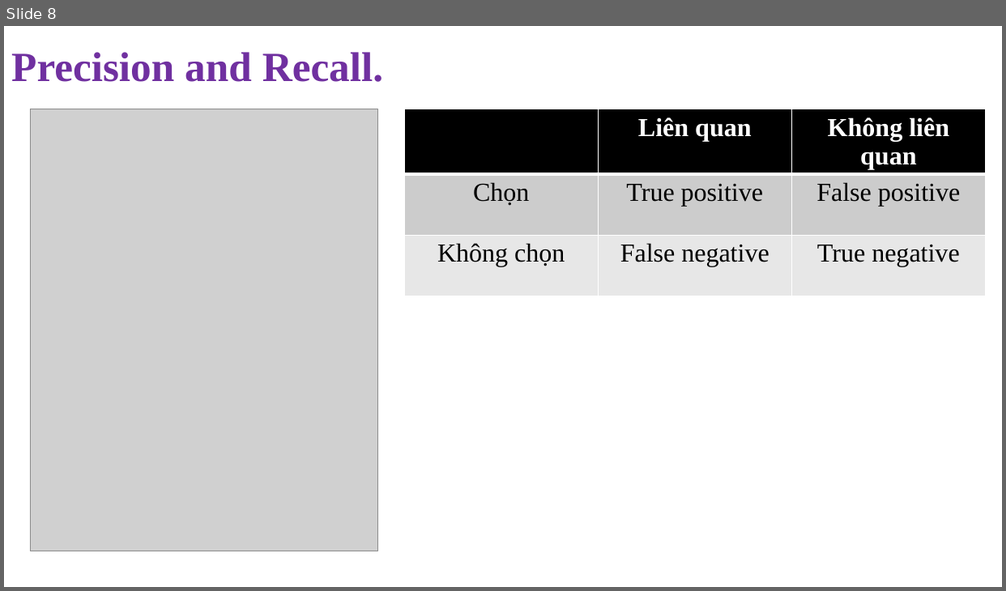
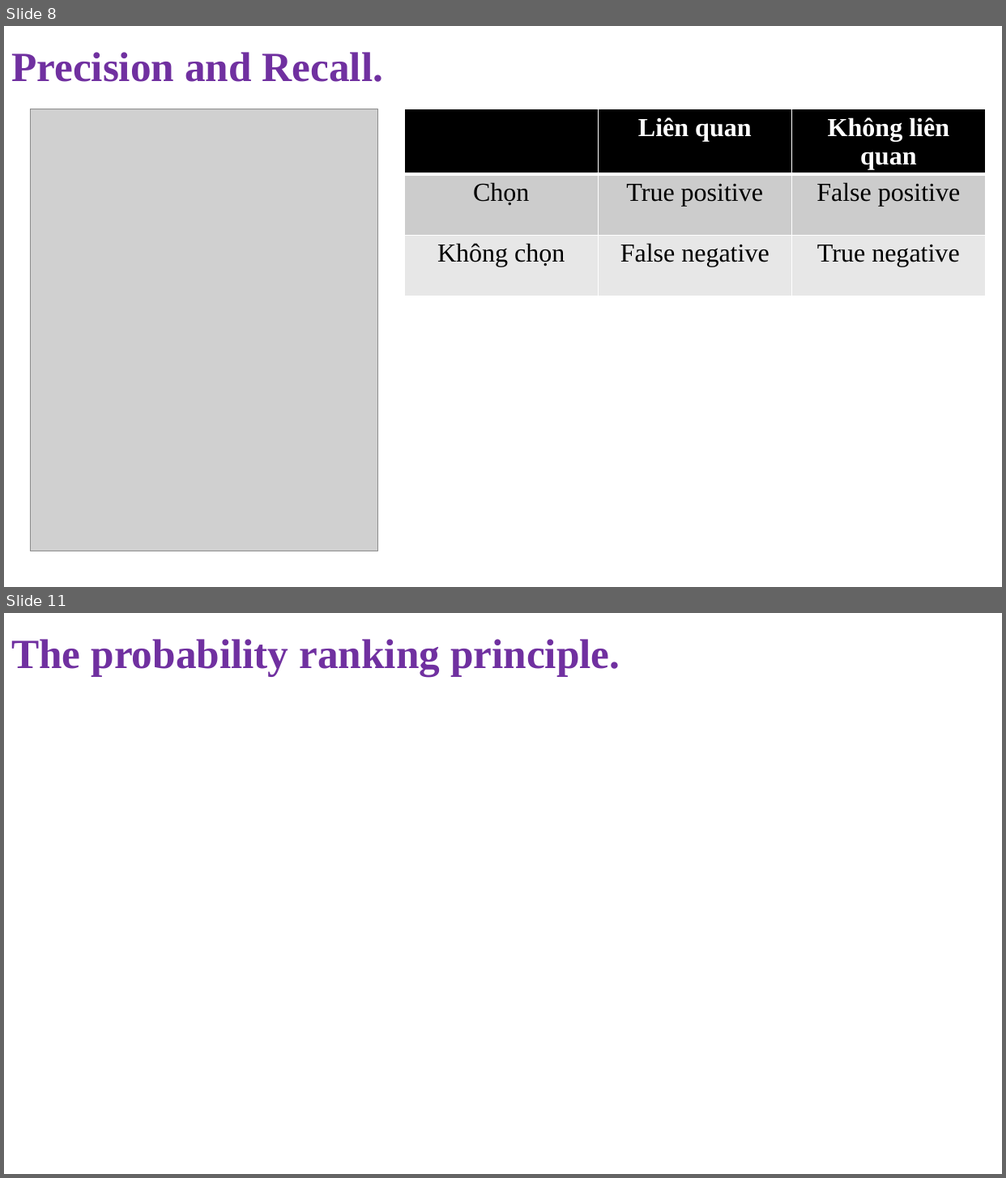
Before and after one commit to NghiLamPhuc/NLP., a slide deck: IR/Presentation1.pptx. Shown one above the other, each under a label of ours: slide 8 before the commit, slides 8 and 11 after it; the slides between them are not shown. The pictures are 1006x591 and 1006x1178 pixels, drawn with LibreOffice and Linux fonts; fonts in the diff are those of the drawing; grey boxes stand for pictures. Boxes give left, top, right and bottom in pixels: in the first picture for what was removed or moved away, otherwise in the second. Text is boxed around its words. In the diff, an @@ line names an element or a change of style, - is before the commit and + after.

```diff
--- a/IR/Presentation1.pptx
+++ b/IR/Presentation1.pptx
@@ slide 11 added at (x1=4, y1=613, x2=1002, y2=1174), background #FFFFFF @@
@@ text added at (x1=11, y1=639, x2=620, y2=676), 40 pt, text #7030A0, bold @@
+The probability ranking principle.
```
Also in this commit, not shown: 1 slide changed, 13 other slides added, 28 other files.
